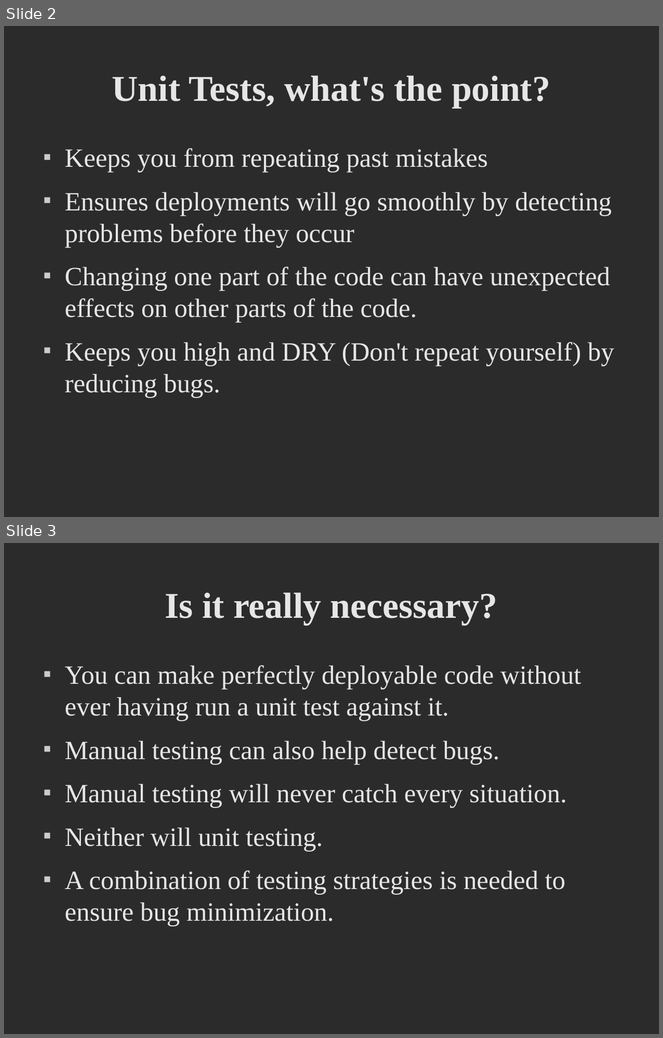
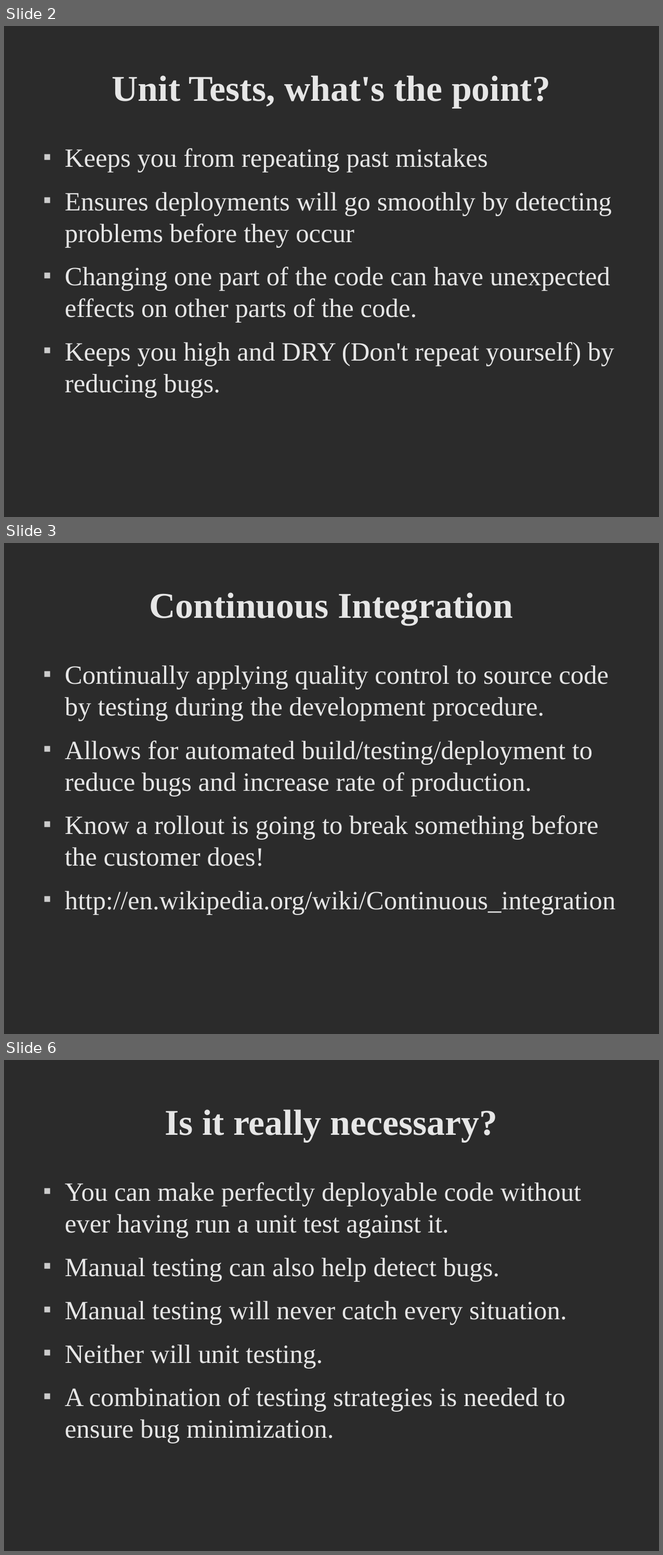
Before and after one commit to dfanica/onesite-unit-test-demo, a slide deck: public/files/presentation.odp. Shown one above the other, each under a label of ours: slides 2 and 3 before the commit, slides 2, 3 and 6 after it; the slides between them are not shown. The pictures are 663x1038 and 663x1555 pixels, drawn with LibreOffice and Linux fonts; fonts in the diff are those of the drawing; background and template pictures are left out; a plain dark background stands for a picture behind light text. Boxes give left, top, right and bottom in pixels: in the first picture for what was removed or moved away, otherwise in the second. Text is boxed around its words. In the diff, an @@ line names an element or a change of style, - is before the commit and + after.

```diff
--- a/public/files/presentation.odp
+++ b/public/files/presentation.odp
@@ slide 3 added at <box>4,543,659,1034</box>, background picture (left out) @@
@@ title added at <box>149,592,513,625</box>, 44 pt, text #E6E6E6, bold @@
+Continuous Integration
@@ text added at <box>65,665,616,915</box>, 32 pt, text #E6E6E6 @@
+■ Continually applying quality control to source code by testing during the development procedure.
+■ Allows for automated build/testing/deployment to reduce bugs and increase rate of production.
+■ Know a rollout is going to break something before the customer does!
+■ http://en.wikipedia.org/wiki/Continuous_integration
@@ what was slide 3 is now slide 6 @@
```
Also in this commit, not shown: 1 slide changed, 2 other slides added.
